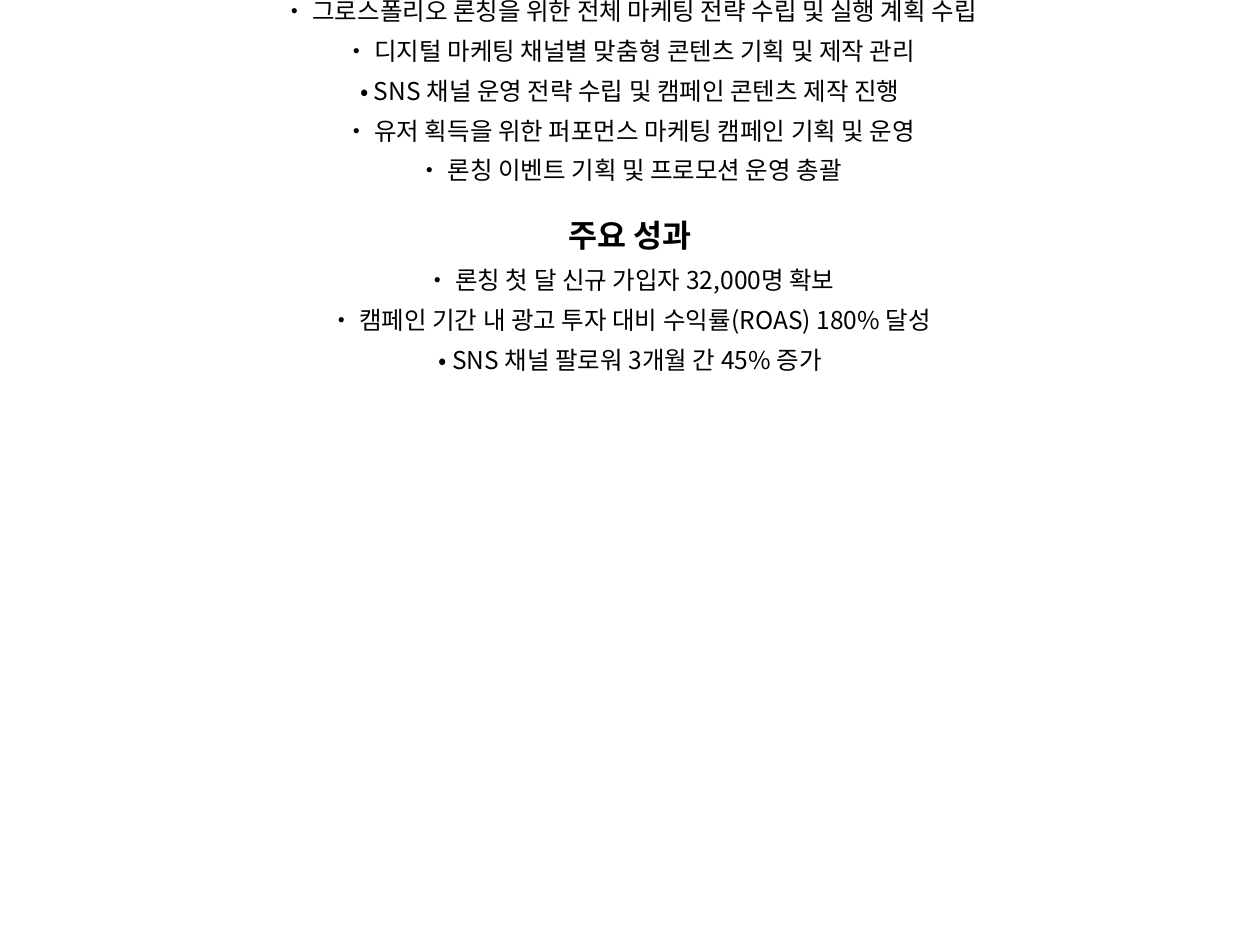
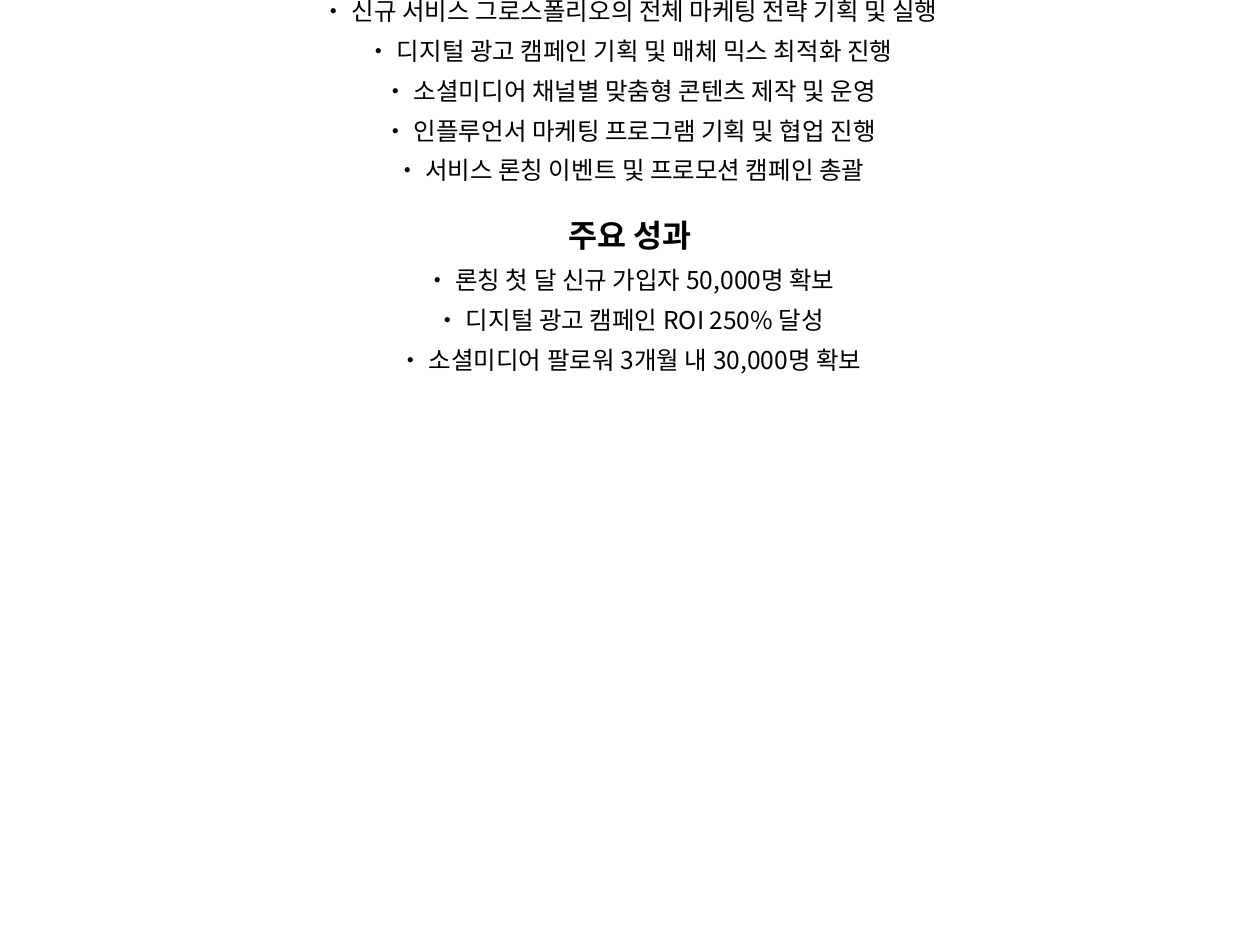
Before and after one commit to earningss793/GROWTHFOLIO2, a slide deck: slide 3 of output/portfolio.pptx. Drawn at 1260x945 pixels with LibreOffice and Linux fonts; fonts in the diff are those of the drawing. Boxes give left, top, right and bottom in pixels: in the first picture for what was removed or moved away, otherwise in the second. Text is boxed around its words. In the diff, an @@ line names an element or a change of style, - is before the commit and + after.

```diff
--- a/output/portfolio.pptx
+++ b/output/portfolio.pptx
@@ title at (352, 0, 937, 181): text changed @@
-• 그로스폴리오 론칭을 위한 전체 마케팅 전략 수립 및 실행 계획 수립
-• 디지털 마케팅 채널별 맞춤형 콘텐츠 기획 및 제작 관리
-• SNS 채널 운영 전략 수립 및 캠페인 콘텐츠 제작 진행
-• 유저 획득을 위한 퍼포먼스 마케팅 캠페인 기획 및 운영
-• 론칭 이벤트 기획 및 프로모션 운영 총괄
+• 신규 서비스 그로스폴리오의 전체 마케팅 전략 기획 및 실행
+• 디지털 광고 캠페인 기획 및 매체 믹스 최적화 진행
+• 소셜미디어 채널별 맞춤형 콘텐츠 제작 및 운영
+• 인플루언서 마케팅 프로그램 기획 및 협업 진행
+• 서비스 론칭 이벤트 및 프로모션 캠페인 총괄
@@ title at (429, 268, 861, 374): text changed @@
-• 론칭 첫 달 신규 가입자 32,000명 확보
-• 캠페인 기간 내 광고 투자 대비 수익률(ROAS) 180% 달성
-• SNS 채널 팔로워 3개월 간 45% 증가
+• 론칭 첫 달 신규 가입자 50,000명 확보
+• 디지털 광고 캠페인 ROI 250% 달성
+• 소셜미디어 팔로워 3개월 내 30,000명 확보
```
Also in this commit, not shown: 1 other slide changed, 1 other file.
